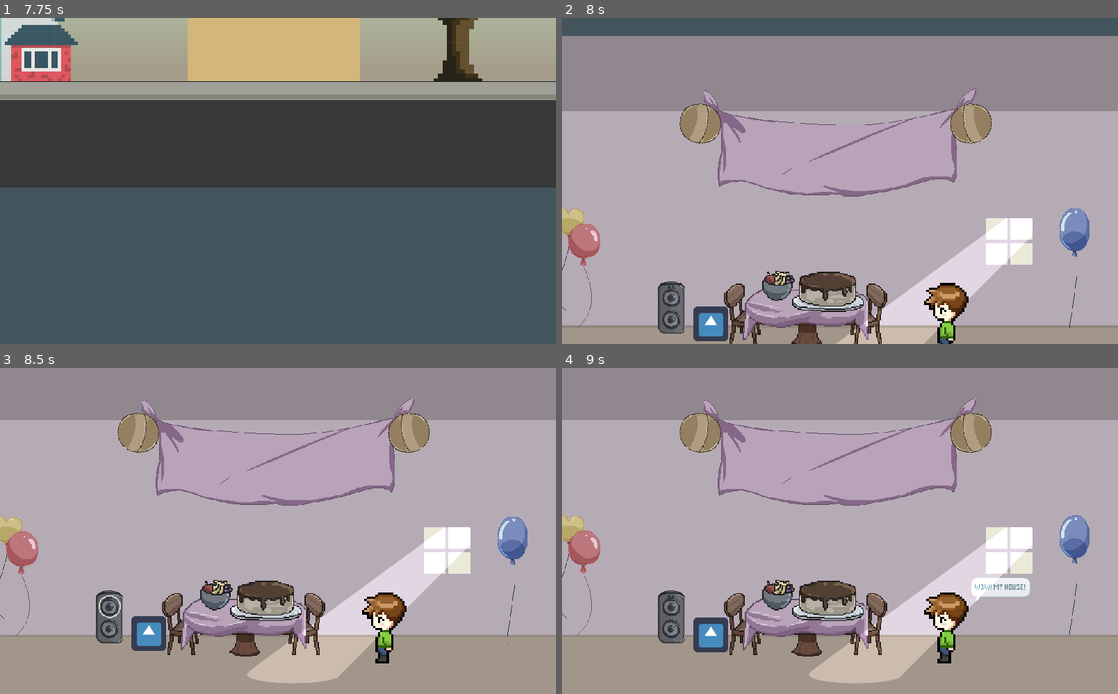
Above: before the commit, frames 1-4 (two rows, left to right).
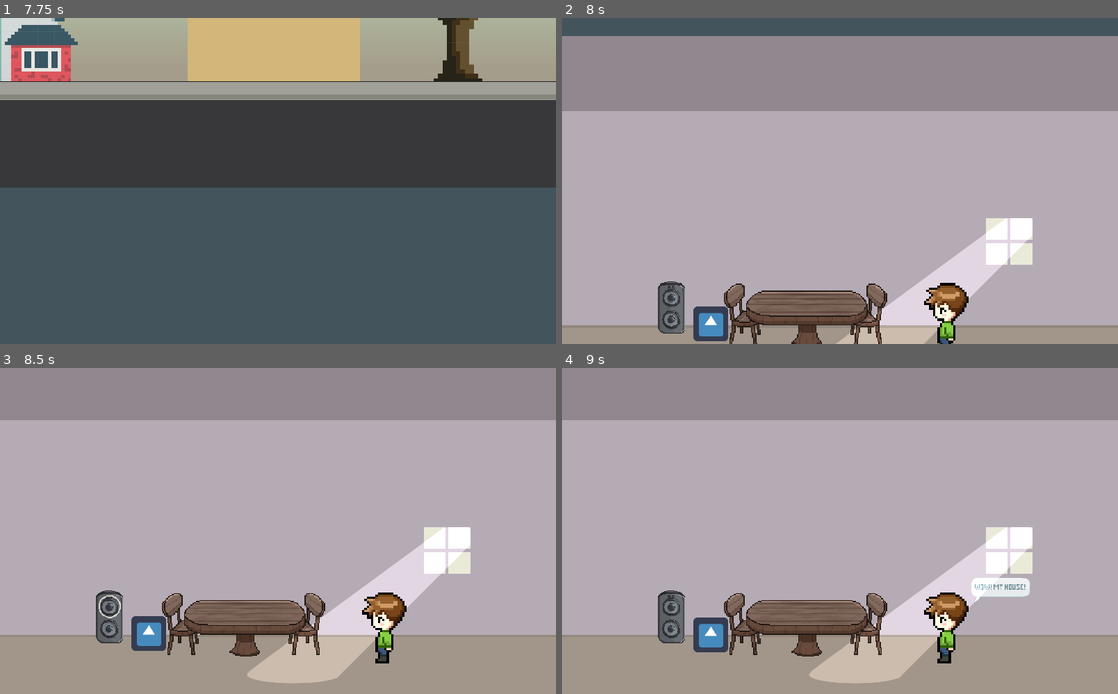
Above: after the commit, the same moments.

Repository: zeskysee/we-missed-party
Game: Godot game, scene res://party_house.tscn
Two runs of this game, one before a commit and one after it. Both use one fixed random seed, a clock stepped at 60 frames per second and the inputs below. The engine's default icon, where the game draws it, is replaced by a stand-in: a white triangle on a blue panel in a dark square.
Inputs:
- Up to frame 1 (7.75 s): tap Enter (ui_accept) at 0.5, 3.5, 6.5 s; hold Space (interact) 0.53-1.28 s; hold D (move_right) 0.53-2.03 s; tap W (jump) at 0.77, 1.52, 3.02, 3.77, 4.52, 6.02, 6.77, 7.52 s; tap Space (interact) every 1.5 s from 1.35 to 7.35 s; hold A (move_left) 2.03-2.78 s; hold Space (interact) 2.03-2.78 s; hold D (move_right) 2.78-4.28 s; hold Space (interact) 3.53-4.28 s; hold A (move_left) 4.28-5.03 s; hold D (move_right) 5.03-5.78 s; hold Space (interact) 5.03-5.78 s; hold A (move_left) 5.78-7.28 s; hold Space (interact) 6.53-7.28 s; hold D (move_right) from 7.28 s (still down)
- Up to frame 2 (8 s): keep holding D (move_right)
- Up to frame 3 (8.5 s): keep holding D (move_right); hold Space (interact) from 8.03 s (still down)
- Up to frame 4 (9 s): keep holding D (move_right); release Space (interact) at 8.78 s; tap Space (interact) at 8.85 s

Frame 1 is identical in both runs. In frame 2, 7.2% of the frame differs, in the area x 0-95%, y 21-99%; in frame 3, 7.3%, in the area x 0-95%, y 9-87%; in frame 4, 7.3%.

Commit message:
Hide props and only show in ending

Diff:
--- a/party_house.gd
+++ b/party_house.gd
@@ -51,7 +51,7 @@
 
 func _on_house_animation_finished(_anim_name):
 	camera_player.play("pan_camera_back")
-	props.visible = true
+	#props.visible = true
 	speaker_player.play("play_music")
 	# TODO: Play music.
 
